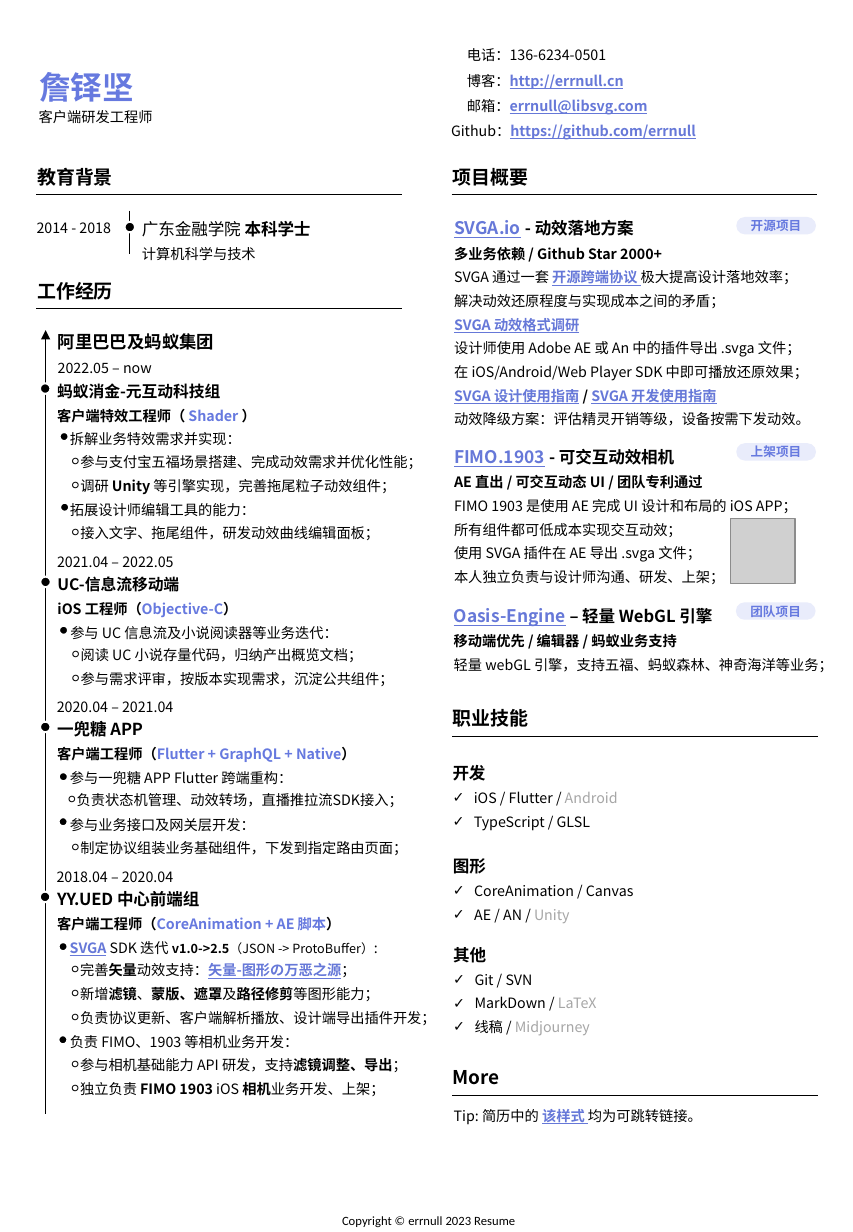
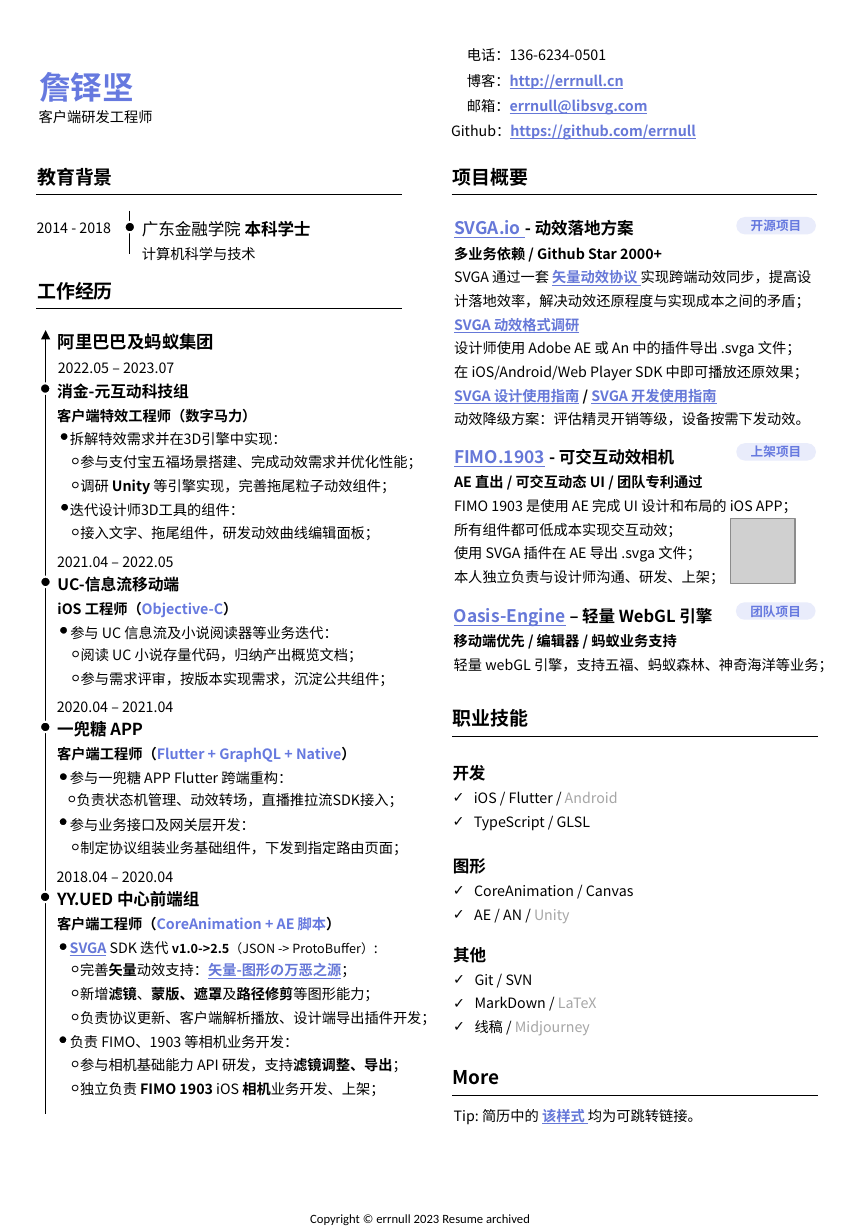
Before and after one commit to errnull/errnull.github.io, a slide deck: slide 1 of about/doc/resume.pptx. Drawn at 853x1232 pixels with LibreOffice and Linux fonts; fonts in the diff are those of the drawing; grey boxes stand for pictures. Boxes give left, top, right and bottom in pixels: in the first picture for what was removed or moved away, otherwise in the second. Text is boxed around its words. In the diff, an @@ line names an element or a change of style, - is before the commit and + after.

Commit message:
feat: update resume

```diff
--- a/about/doc/resume.pptx
+++ b/about/doc/resume.pptx
@@ text at <box>454,270,812,308</box>: text changed @@
-SVGA 通过一套 开源跨端协议 极大提高设计落地效率；
-解决动效还原程度与实现成本之间的矛盾；
+SVGA 通过一套 矢量动效协议 实现跨端动效同步，提高设计落地效率，解决动效还原程度与实现成本之间的矛盾；
@@ text at <box>57,383,287,445</box>: text changed @@
-蚂蚁消金-元互动科技组
-客户端特效工程师（ Shader ）
-拆解业务特效需求并实现：
+消金-元互动科技组
+客户端特效工程师（数字马力）
+拆解特效需求并在3D引擎中实现：
@@ text at <box>58,362,174,373</box>: text changed @@
-2022.05 – now
+2022.05 – 2023.07
@@ text at <box>70,503,244,516</box>: text changed @@
-拓展设计师编辑工具的能力：
+迭代设计师3D工具的组件：
@@ text at <box>310,1214,530,1225</box>: text changed @@
-Copyright © errnull 2023 Resume
+Copyright © errnull 2023 Resume archived
```
